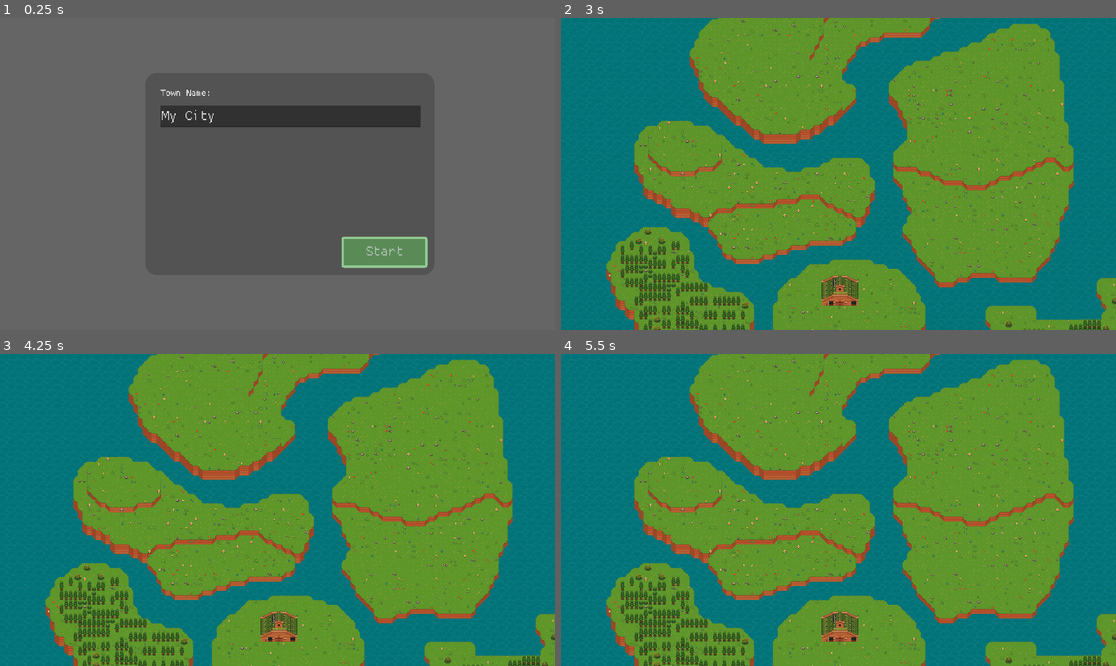
Above: before the commit, frames 1-4 (two rows, left to right).
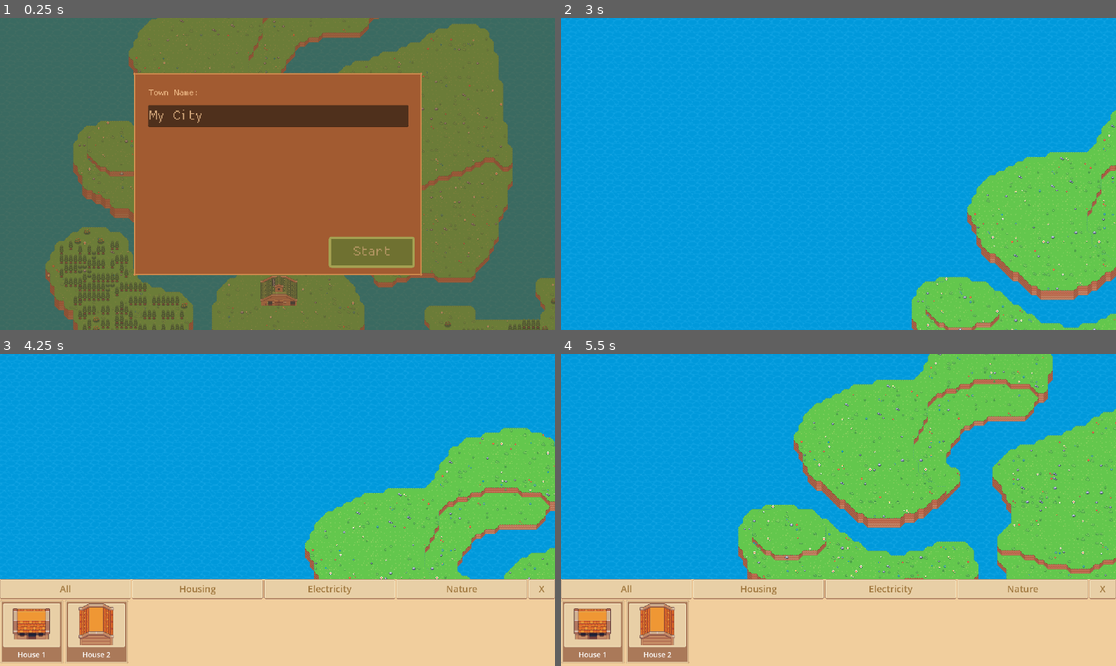
Above: after the commit, the same moments.

Repository: zaih0/Volta-Vista
Game: Godot game, scene res://scenes/create_game.tscn
Two runs of this game, one before a commit and one after it. Both use one fixed random seed, a clock stepped at 60 frames per second and the inputs below. This scene is started directly instead of the project's main scene.
Inputs (mouse positions are in pixels of both pictures, inside the frame that each line leads up to):
- Up to frame 1 (0.25 s): no input
- Up to frame 2 (3 s): click (766, 180) at 0.52 s; click (849, 180) at 1.27 s; click (938, 180) at 2.02 s; click "Start" at 2.75 s
- Up to frame 3 (4.25 s): tap Enter at 3.5 s; move the mouse to (399, 494) at 3.52 s; hold D (move_right) from 3.53 s (still down); hold B (build_mode) from 3.53 s (still down); click (399, 494) at 3.8 s
- Up to frame 4 (5.5 s): move the mouse to (727, 525) at 4.27 s; release D (move_right) at 4.28 s; release B (build_mode) at 4.28 s; hold S (move_down) 4.28-5.03 s; click (727, 525) at 4.35 s; tap B (build_mode) at 4.55 s; move the mouse to (894, 441) at 5.02 s; hold D (move_right) from 5.03 s (still down); hold B (build_mode) from 5.03 s (still down); click (894, 441) at 5.3 s

The runs differ from the first frame. In frame 1, 100% of the frame differs, in the area x 0-100%, y 0-100%; in frame 2, 100%; in frame 3, 100%; in frame 4, 100%.

Commit message:
create game ui style and building system bug fix

Diff:
--- a/scenes/create_game.tscn
+++ b/scenes/create_game.tscn
@@ -1,17 +1,12 @@
 [gd_scene format=3 uid="uid://bkkua5a0uei3u"]
 
 [ext_resource type="Script" uid="uid://bvewpuksxaec" path="res://scripts/create_game.gd" id="1_il0s4"]
+[ext_resource type="PackedScene" uid="uid://dakbcu74pgmrx" path="res://scenes/map.tscn" id="2_010pt"]
 [ext_resource type="Texture2D" uid="uid://ct3eer5blk028" path="res://assets/buttons/green/button.png" id="2_b3lh1"]
 [ext_resource type="FontFile" uid="uid://cxymlhu45rumf" path="res://assets/fonts/basis33.ttf" id="2_il0s4"]
+[ext_resource type="Texture2D" uid="uid://cqawfmywc444n" path="res://assets/ui/frame/UI_frame.png" id="3_4pre3"]
 [ext_resource type="Texture2D" uid="uid://vyxx1k6wd6ip" path="res://assets/buttons/green/hover.png" id="3_l33at"]
 [ext_resource type="Texture2D" uid="uid://5uc11tr7x8gt" path="res://assets/buttons/green/click.png" id="3_xl7m2"]
-
-[sub_resource type="StyleBoxFlat" id="StyleBoxFlat_b3lh1"]
-bg_color = Color(0.26293245, 0.26293248, 0.26293233, 0.5254902)
-corner_radius_top_left = 40
-corner_radius_top_right = 40
-corner_radius_bottom_right = 40
-corner_radius_bottom_left = 40
 
 [sub_resource type="StyleBoxTexture" id="StyleBoxTexture_l33at"]
 texture = ExtResource("2_b3lh1")
@@ -43,6 +38,8 @@
 grow_vertical = 2
 script = ExtResource("1_il0s4")
 
+[node name="map" parent="." unique_id=1015157992 instance=ExtResource("2_010pt")]
+
 [node name="backgroundImage" type="TextureRect" parent="." unique_id=122242319]
 layout_mode = 0
 offset_top = -400.0
@@ -50,31 +47,48 @@
 offset_bottom = 1520.0
 
 [node name="background" type="ColorRect" parent="." unique_id=1846749539]
-layout_mode = 0
-offset_right = 1920.0
-offset_bottom = 1080.0
+layout_mode = 1
+anchors_preset = 15
+anchor_right = 1.0
+anchor_bottom = 1.0
+grow_horizontal = 2
+grow_vertical = 2
 color = Color(0.5019608, 0.5019608, 0.5019608, 0.47843137)
 
-[node name="panel" type="Panel" parent="." unique_id=286450190]
+[node name="NinePatchRect" type="NinePatchRect" parent="." unique_id=187647598]
 layout_mode = 1
-anchors_preset = -1
-anchor_left = -0.005729167
-anchor_top = 0.008333334
-anchor_right = -0.005729167
-anchor_bottom = 0.008333334
-offset_left = 514.0
-offset_top = 181.0
-offset_right = 1514.0
-offset_bottom = 881.0
-theme_override_styles/panel = SubResource("StyleBoxFlat_b3lh1")
+anchors_preset = 8
+anchor_left = 0.5
+anchor_top = 0.5
+anchor_right = 0.5
+anchor_bottom = 0.5
+offset_left = -499.5
+offset_top = -351.5
+offset_right = 499.5
+offset_bottom = 351.5
+grow_horizontal = 2
+grow_vertical = 2
+texture = ExtResource("3_4pre3")
+region_rect = Rect2(0, 0, 29, 30)
+patch_margin_left = 7
+patch_margin_top = 7
+patch_margin_right = 6
+patch_margin_bottom = 7
 
-[node name="Start" type="Button" parent="panel" unique_id=744255739]
+[node name="Start" type="Button" parent="NinePatchRect" unique_id=744255739]
 modulate = Color(1, 1, 1, 0.69411767)
-layout_mode = 0
-offset_left = 677.0
-offset_top = 566.0
-offset_right = 977.0
-offset_bottom = 676.0
+layout_mode = 1
+anchors_preset = 3
+anchor_left = 1.0
+anchor_top = 1.0
+anchor_right = 1.0
+anchor_bottom = 1.0
+offset_left = -324.5
+offset_top = -136.5
+offset_right = -24.5
+offset_bottom = -26.5
+grow_horizontal = 0
+grow_vertical = 0
 theme_override_fonts/font = ExtResource("2_il0s4")
 theme_override_font_sizes/font_size = 60
 theme_override_styles/normal = SubResource("StyleBoxTexture_l33at")
@@ -82,7 +96,7 @@
 theme_override_styles/hover = SubResource("StyleBoxTexture_xl7m2")
 text = "Start"
 
-[node name="nameInput" type="TextEdit" parent="panel" unique_id=1765345580]
+[node name="nameInput" type="TextEdit" parent="NinePatchRect" unique_id=1765345580]
 layout_mode = 0
 offset_left = 52.0
 offset_top = 113.0
@@ -92,7 +106,7 @@
 theme_override_font_sizes/font_size = 60
 text = "My City"
 
-[node name="townName" type="Label" parent="panel" unique_id=1377965351]
+[node name="townName" type="Label" parent="NinePatchRect" unique_id=1377965351]
 layout_mode = 0
 offset_left = 53.0
 offset_top = 51.0
@@ -101,32 +115,3 @@
 theme_override_fonts/font = ExtResource("2_il0s4")
 theme_override_font_sizes/font_size = 40
 text = "Town Name:"
-
-[node name="mapGrid" type="GridContainer" parent="panel" unique_id=218198507]
-layout_mode = 0
-offset_left = 52.0
-offset_top = 219.0
-offset_right = 952.0
-offset_bottom = 519.0
-columns = 3
-
-[node name="map1" type="TextureButton" parent="panel/mapGrid" unique_id=1835865670]
-layout_mode = 2
-size_flags_horizontal = 3
-size_flags_vertical = 3
-ignore_texture_size = true
-stretch_mode = 0
-
-[node name="map2" type="TextureButton" parent="panel/mapGrid" unique_id=1572373645]
-layout_mode = 2
-size_flags_horizontal = 3
-size_flags_vertical = 3
-ignore_texture_size = true
-stretch_mode = 0
-
-[node name="map3" type="TextureButton" parent="panel/mapGrid" unique_id=1169993075]
-layout_mode = 2
-size_flags_horizontal = 3
-size_flags_vertical = 3
-ignore_texture_size = true
-stretch_mode = 0
--- a/scripts/building_system/building_manager.gd
+++ b/scripts/building_system/building_manager.gd
@@ -33,7 +33,8 @@
 			preview_controller.rotate_preview()
 
 	if build_mode and event.is_action_pressed("left_click"):
-		place_building()
+		if !get_viewport().gui_get_hovered_control():
+			place_building()
 
 	if build_mode and event.is_action_pressed("right_click"):
 		if grid_validator:
--- a/scripts/create_game.gd
+++ b/scripts/create_game.gd
@@ -1,7 +1,7 @@
 extends Control
 
-@onready var city_name_input: TextEdit = $panel/nameInput
-@onready var start_button: Button = $panel/Start
+@onready var city_name_input: TextEdit = $NinePatchRect/nameInput
+@onready var start_button: Button = $NinePatchRect/Start
 
 func _ready() -> void:
 	start_button.pressed.connect(_on_start_button_pressed)
@@ -17,4 +17,4 @@
 	GameData.city_name = entered_name
 	print("Stadsnaam opgeslagen: ", GameData.city_name)
 
-	get_tree().change_scene_to_file("res://scenes/map.tscn")
+	get_tree().change_scene_to_file("res://scenes/game.tscn")
